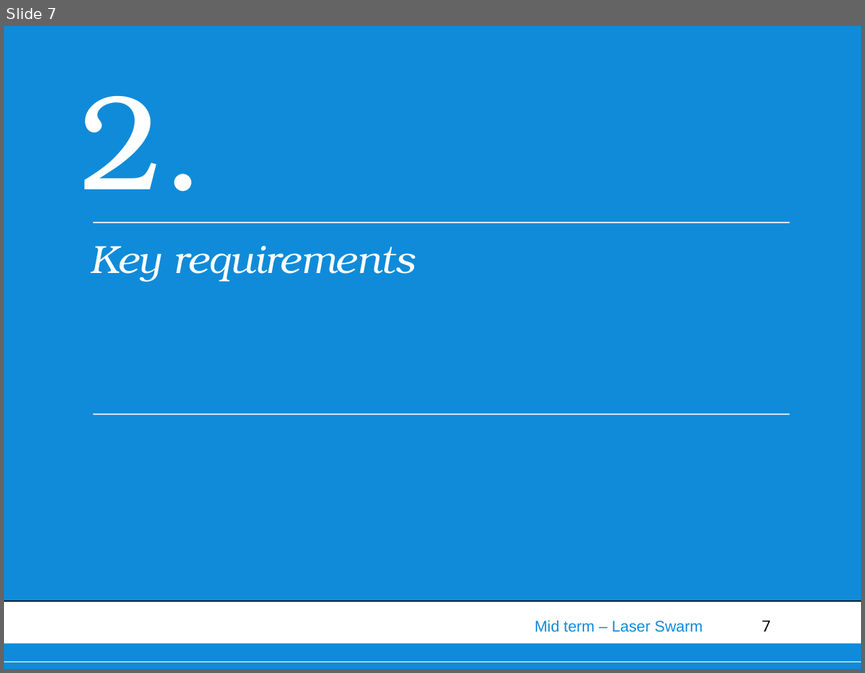
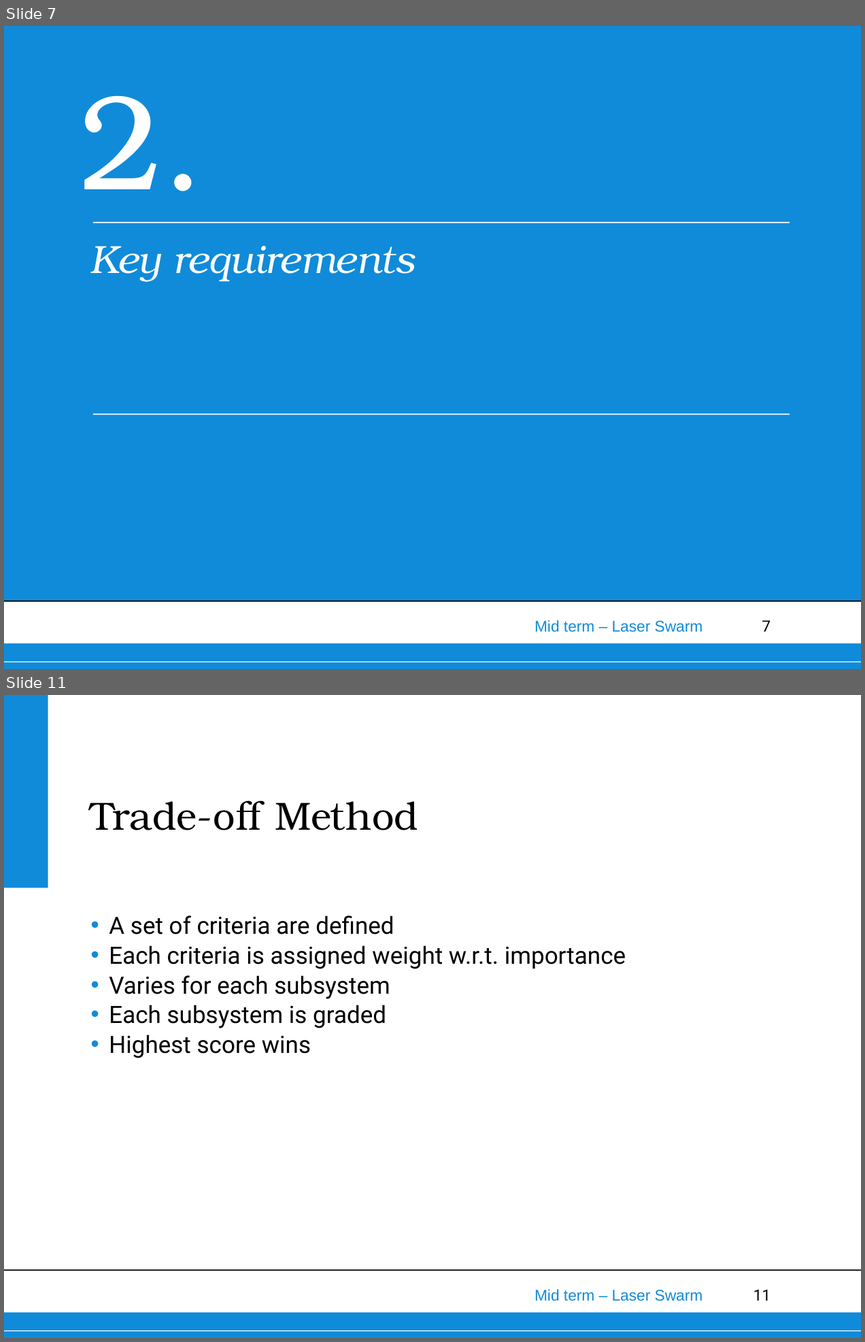
Before and after one commit to thewisenerd/laser-swarm, a slide deck: midTermPresentation/MidTermPresentation.ppt. Shown one above the other, each under a label of ours: slide 7 before the commit, slides 7 and 11 after it; the slides between them are not shown. The pictures are 865x673 and 865x1342 pixels, drawn with LibreOffice and Linux fonts; fonts in the diff are those of the drawing; background and template pictures are left out. Boxes give left, top, right and bottom in pixels: in the first picture for what was removed or moved away, otherwise in the second. Text is boxed around its words. In the diff, an @@ line names an element or a change of style, - is before the commit and + after.

```diff
--- a/midTermPresentation/MidTermPresentation.ppt
+++ b/midTermPresentation/MidTermPresentation.ppt
@@ slide 11 added at bbox=[4, 695, 861, 1338], background #FFFFFF; not listed: 6 template elements that a slide beside it also shows @@
@@ title added at bbox=[90, 800, 418, 830], 33 pt, text #000000 @@
+Trade-off Method
@@ text added at bbox=[109, 915, 626, 1058], 20 pt, text #000000 @@
+• A set of criteria are defined
+• Each criteria is assigned weight w.r.t. importance
+• Varies for each subsystem
+• Each subsystem is graded
+• Highest score wins
```
Also in this commit, not shown: 3 slides changed, 10 other slides added, 4 slides removed.
